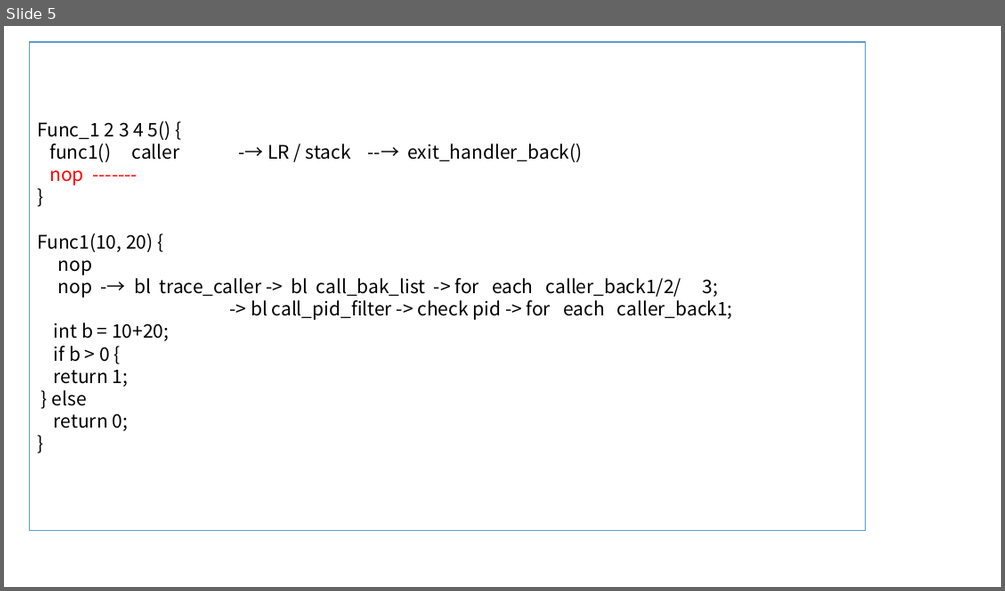
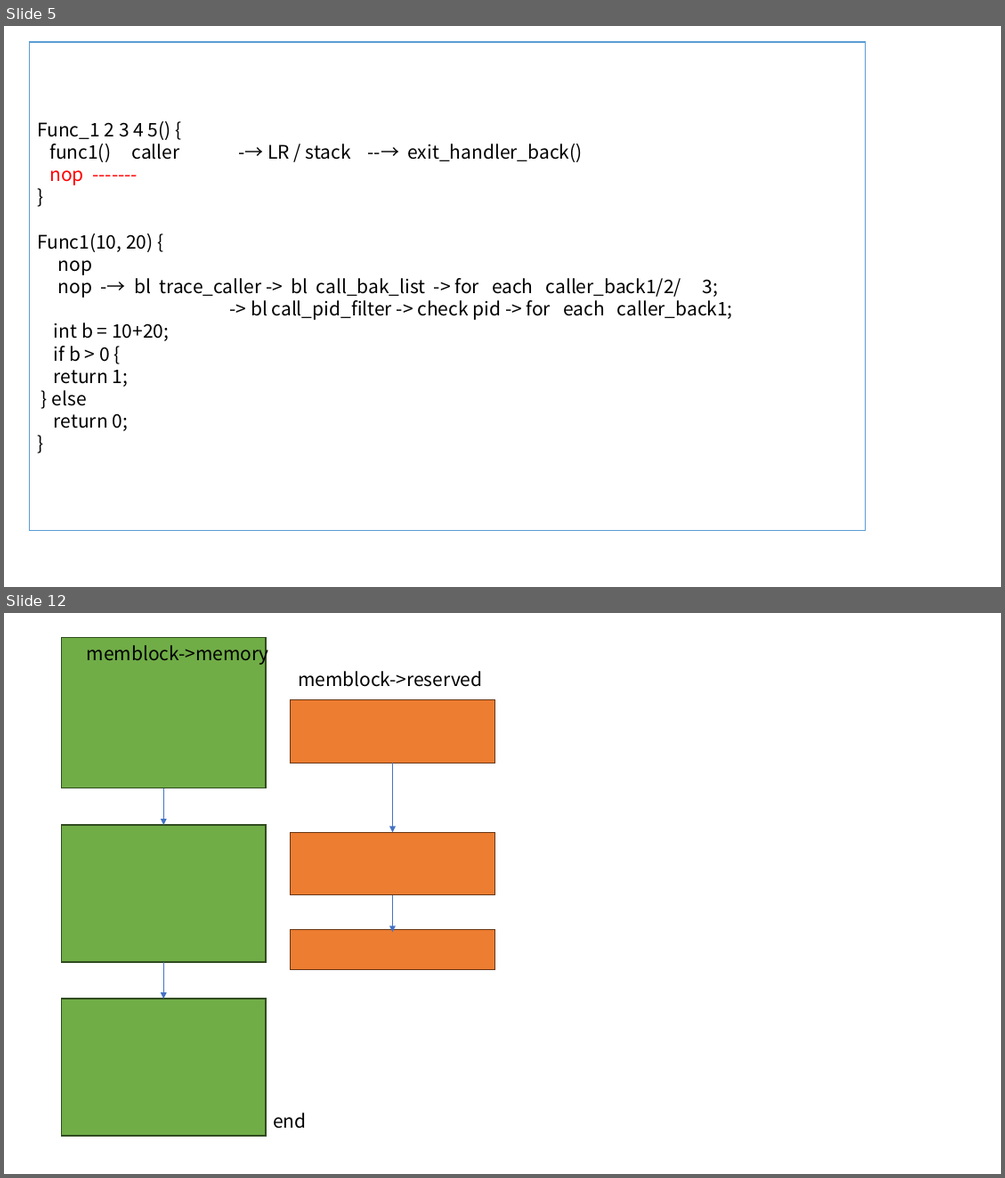
Before and after one commit to guoweikang/Linux-book, a slide deck: docs/debug/ppt/ftrace.pptx. Shown one above the other, each under a label of ours: slide 5 before the commit, slides 5 and 12 after it; the slides between them are not shown. The pictures are 1005x591 and 1005x1178 pixels, drawn with LibreOffice and Linux fonts; fonts in the diff are those of the drawing. Boxes give left, top, right and bottom in pixels: in the first picture for what was removed or moved away, otherwise in the second. Text is boxed around its words. In the diff, an @@ line names an element or a change of style, - is before the commit and + after.

```diff
--- a/docs/debug/ppt/ftrace.pptx
+++ b/docs/debug/ppt/ftrace.pptx
@@ slide 12 added at (4,613,1001,1174), background #FFFFFF @@
@@ rectangle added at (62,637,266,788), fill #70AD47, outline #314C1F 1 pt @@
@@ text added at (87,641,269,665), 18 pt, text #000000 @@
+memblock->memory
@@ text added at (298,671,483,687), 18 pt, text #000000 @@
+memblock->reserved
@@ rectangle added at (291,699,494,763), fill #ED7D31, outline #683715 1 pt @@
@@ arrow added from (393, 763) to (393, 832), #4472C4 0.5 pt @@
@@ arrow added from (163, 788) to (163, 825), #4472C4 0.5 pt @@
@@ rectangle added at (62,825,266,962), fill #70AD47, outline #314C1F 1 pt @@
@@ rectangle added at (291,832,494,895), fill #ED7D31, outline #683715 1 pt @@
@@ arrow added from (393, 895) to (393, 933), #4472C4 0.5 pt @@
@@ rectangle added at (291,929,494,970), fill #ED7D31, outline #683715 1 pt @@
@@ arrow added from (163, 962) to (163, 999), #4472C4 0.5 pt @@
@@ rectangle added at (62,999,266,1135), fill #70AD47, outline #314C1F 1 pt @@
@@ text added at (273,1112,306,1128), 18 pt, text #000000 @@
+end
```
Also in this commit, not shown: 6 other slides added, 52 other files.
